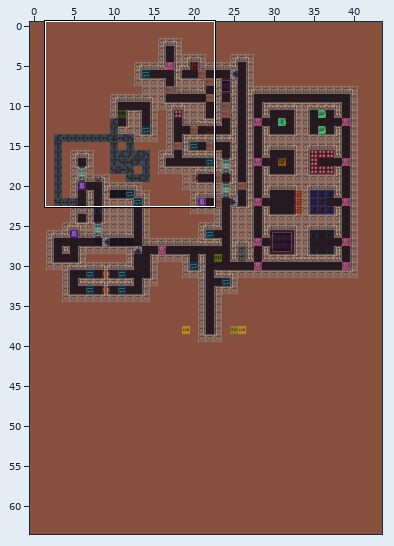
An edit to a level. Tiled map, assets/maps/Level4.tmx. Above, an overview of the earlier version with the close-up marked.
Close-up. First the earlier version:
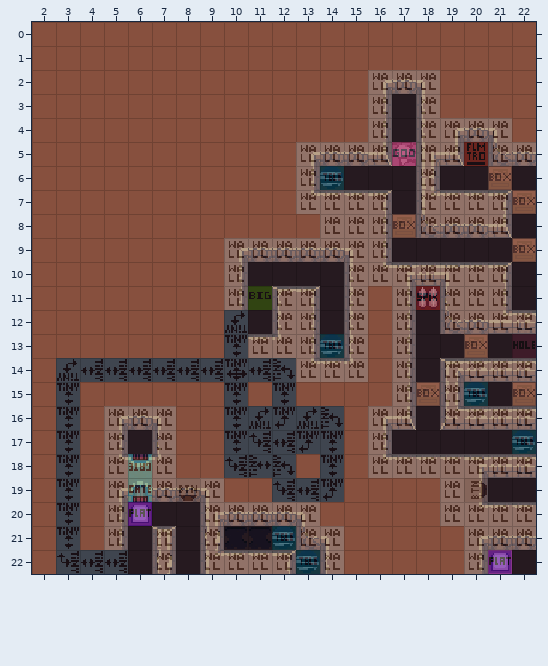
Cells are 16x16 px. Shown: x 2..22, y 0..22. The commit also changed other parts of the map, which this record leaves out.
After the commit:
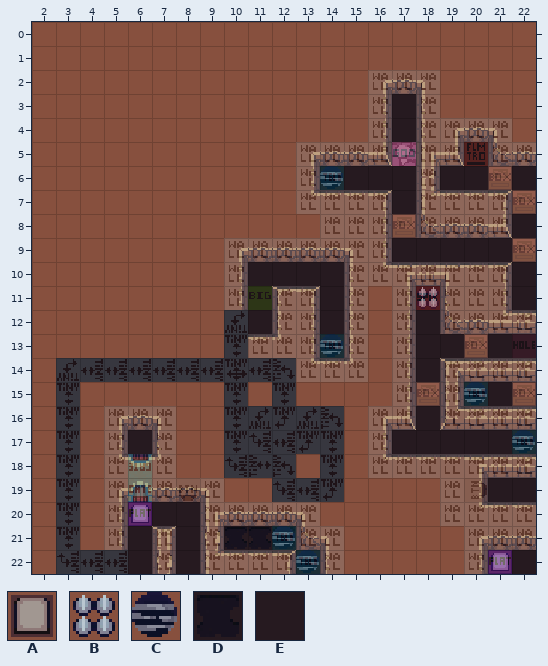
Key: from "Slime All Tiles": A 342, B 385, C 402, D 1715, E 1717.
_ is an empty cell.
Tiles replaced or removed in this view: A, B, C, D, E.
Tiles of an added or newly shown layer are drawn over the layers below it.
The exact change:
Changed rows in their new state; . is an unchanged cell.
layer "Gameplay" opacity 44% -> 29%
Layer "Art_Background" (removed):
first column x 14:
 6 _
first column x 6:
11 ............_....
13 ........_........
15 .............._..
17 ................_
20 _................
21 ......_..........
22 ......._......._.
Layer "Art_Top" (removed):
first column x 14:
 6 _
first column x 6:
11 ............_....
13 ........_........
15 .............._..
17 ................_
20 _................
21 ......_..........
22 ......._.........
Layer "Art_Base" (added):
first column x 14:
 6 E
first column x 6:
11 ............E....
13 ........E........
15 ..............E..
17 ................E
20 E................
21 ......D..........
22 .......E.......E.
Layer "Art_Gameplay" (added):
first column x 14:
 6 C
first column x 6:
11 ............B....
13 ........C........
15 ..............C..
17 ................C
20 A................
21 ......C..........
22 .......C.......A.
